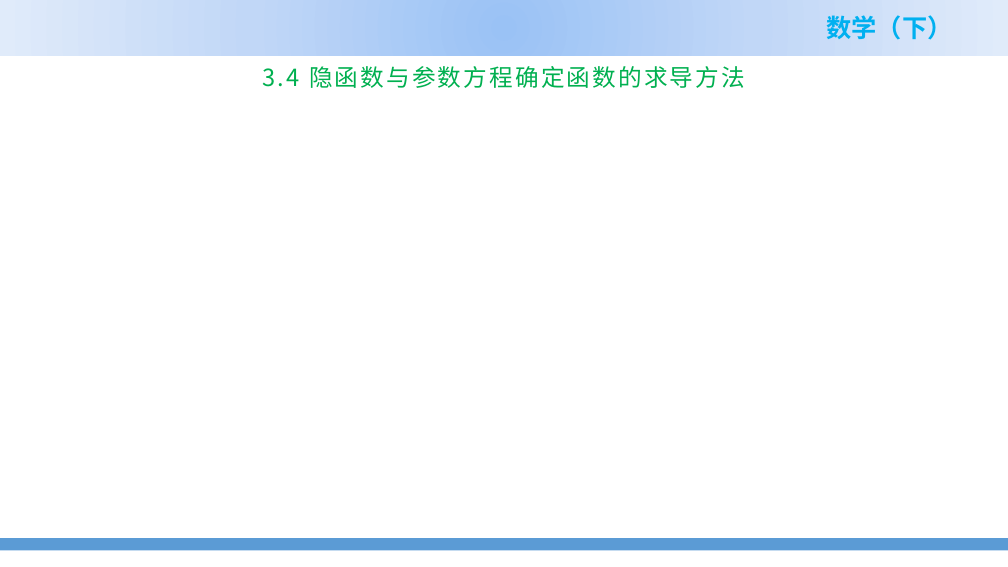
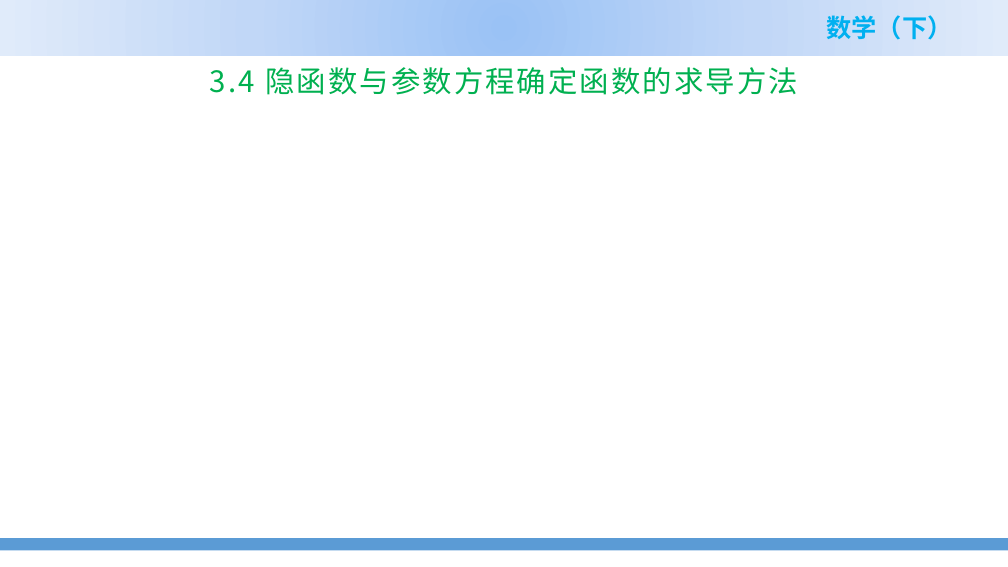
Before and after one commit to zhangshenxing/zhangshenxing.github.io, a slide deck: slide 1 of teaching/2022_spring_Math_II_ppt/3.4 隐函数与参数方程确定函数的求导方法.pptx. Drawn at 1008x567 pixels with LibreOffice and Linux fonts; fonts in the diff are those of the drawing; grey boxes stand for pictures; background and template pictures are left out. Boxes give left, top, right and bottom in pixels: in the first picture for what was removed or moved away, otherwise in the second. Text is boxed around its words. In the diff, an @@ line names an element or a change of style, - is before the commit and + after.

```diff
--- a/teaching/2022_spring_Math_II_ppt/3.4 隐函数与参数方程确定函数的求导方法.pptx
+++ b/teaching/2022_spring_Math_II_ppt/3.4 隐函数与参数方程确定函数的求导方法.pptx
@@ title "3.4 隐函数与参数方程确定函数的求导方法" at <box>210,67,798,95</box>: size 22.5 to 28 pt; vertical alignment top to middle @@
```
Also in this commit, not shown: 1 other slide changed, 1 slide added, 3 other files.
